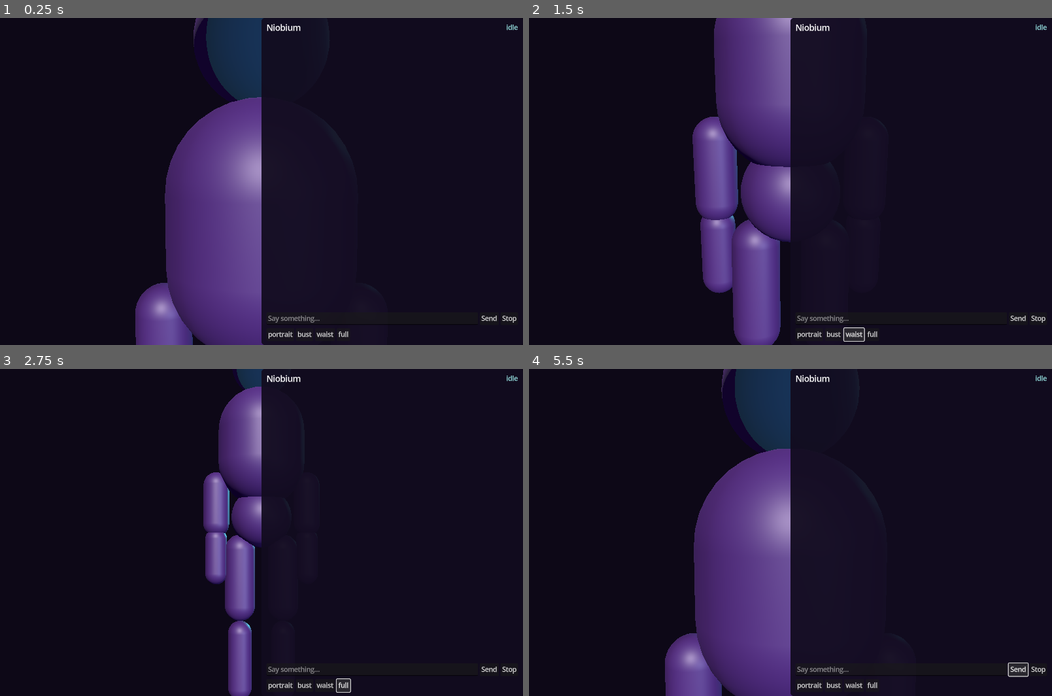
Above: before the commit, frames 1-4 (two rows, left to right).
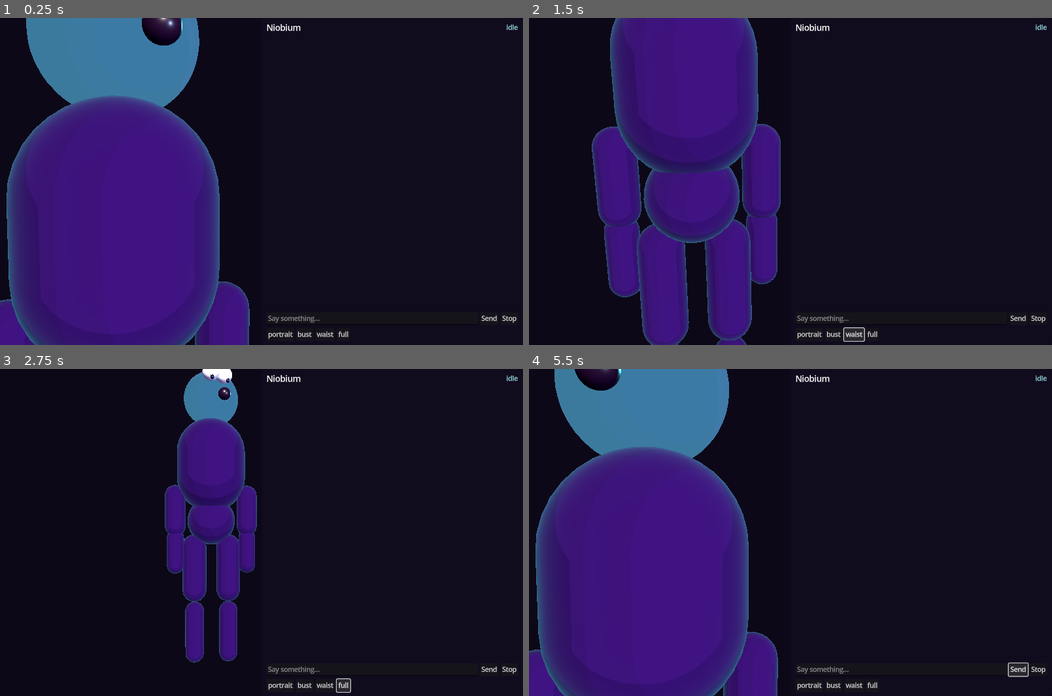
Above: after the commit, the same moments.

Repository: wckdboy/niobium-companion
Game: Godot game, scene res://scenes/main/main.tscn
Same seed, same stepped clock (60 frames per second), same inputs: the game is played once before the commit and once after it.
Inputs:
- Up to frame 1 (0.25 s): no input
- Up to frame 2 (1.5 s): click "portrait" at 0.5 s; click "waist" at 1.25 s
- Up to frame 3 (2.75 s): click "full" at 2 s
- Up to frame 4 (5.5 s): click "Send" at 2.75 s; click "Stop" at 3.5 s; click "bust" at 4.25 s; click "Send" at 5 s

The runs differ from the first frame. In frame 1, 42% of the frame differs, in the area x 0-51%, y 0-100%; in frame 2, 30%; in frame 3, 12%; in frame 4, 42%.

Commit message:
Better rig + face: cel shader, bigger eyes/mouth/brows, camera framing
- Add toon.gdshader (banded cel diffuse + cyan rim) matching the art direction
- Bigger anime-style eyes (white/iris/pupil), visible mouth, brows
- Enlarge head, fix full-body camera anchor distance, lateral offset so the
  character sits clear of the right-side chat panel
- Verified via local Vulkan render capture; 120 tests still pass

Diff:
--- a/app/scripts/companion/companion_stage.gd
+++ b/app/scripts/companion/companion_stage.gd
@@ -24,6 +24,10 @@
 	"waist": Vector3(0, 1.0, 0),
 	"full": Vector3(0, 0.9, 0),
 }
+
+# Lateral look offset (world units) so the character sits in the visible left portion of the
+# frame instead of being half-covered by the right-side chat panel.
+const CAMERA_LATERAL_OFFSET := 0.3
 
 
 func _ready() -> void:
@@ -178,4 +182,5 @@
 	if not is_instance_valid(camera):
 		return
 	camera.global_position = camera.global_position.lerp(_camera_target_pos, minf(1.0, delta * 6.0))
-	camera.look_at(_camera_look, Vector3.UP)
+	var look := _camera_look + Vector3(CAMERA_LATERAL_OFFSET, 0, 0)
+	camera.look_at(look, Vector3.UP)
--- a/app/scripts/rig/engineering_rig.gd
+++ b/app/scripts/rig/engineering_rig.gd
@@ -22,6 +22,7 @@
 	_build_body()
 	_build_head()
 	_build_eyes()
+	_build_face()
 	_build_cameras()
 
 
@@ -107,7 +108,7 @@
 
 
 func _build_body() -> void:
-	var mat_body := _material(Color(0.20, 0.10, 0.30), 0.55)
+	var mat_body := _toon_material(Color(0.20, 0.10, 0.30))
 	# Torso (capsule spanning spine/chest).
 	_attach_capsule("Chest", Vector3(0, -0.05, 0), 0.20, 0.55, mat_body)
 	# Pelvis.
@@ -127,47 +128,81 @@
 func _build_head() -> void:
 	head_mesh = MeshInstance3D.new()
 	head_mesh.set_name("Head")
-	head_mesh.mesh = _build_head_mesh(0.14)
-	head_mesh.material_override = _material(Color(0.24, 0.14, 0.34), 0.5)
+	head_mesh.mesh = _build_head_mesh(0.16)
+	head_mesh.material_override = _toon_material(Color(0.24, 0.14, 0.34))
 	var attach := _attach_node("Head", head_mesh, Transform3D(Basis.IDENTITY, Vector3(0, 0, 0)))
 
 
 func _build_eyes() -> void:
-	var mat_eye_white := _material(Color(0.95, 0.95, 0.92), 0.2)
-	var mat_iris := _material(Color(0.20, 0.55, 0.95), 0.1)
-	eye_l = _eye("Eye.L", mat_eye_white, mat_iris)
-	eye_r = _eye("Eye.R", mat_eye_white, mat_iris)
-
-
-func _eye(bone: String, white: Material, iris: Material) -> Node3D:
+	var mat_eye_white := _material(Color(0.97, 0.97, 0.95), 0.15)
+	var mat_iris := _material(Color(0.18, 0.55, 0.98), 0.1)
+	var mat_pupil := _material(Color(0.02, 0.02, 0.05), 0.1)
+	eye_l = _eye("Eye.L", mat_eye_white, mat_iris, mat_pupil)
+	eye_r = _eye("Eye.R", mat_eye_white, mat_iris, mat_pupil)
+
+
+func _build_face() -> void:
+	# Mouth: a dark flattened ellipse at the front-bottom of the face.
+	var mouth := MeshInstance3D.new()
+	var mm := SphereMesh.new()
+	mm.radius = 0.035
+	mm.height = 0.07
+	mouth.mesh = mm
+	mouth.material_override = _material(Color(0.10, 0.03, 0.12), 0.3)
+	mouth.scale = Vector3(1.4, 0.35, 0.5)
+	_attach_node("Head", mouth, Transform3D(Basis.IDENTITY, Vector3(0, -0.055, 0.14)))
+
+	# Brows: two dark thin shapes above the eyes.
+	for side in [-1.0, 1.0]:
+		var brow := MeshInstance3D.new()
+		var bm := CapsuleMesh.new()
+		bm.radius = 0.011
+		bm.height = 0.09
+		brow.mesh = bm
+		brow.material_override = _material(Color(0.08, 0.05, 0.12), 0.3)
+		brow.rotation_degrees = Vector3(0, 0, side * -14.0)
+		_attach_node("Head", brow, Transform3D(Basis.IDENTITY, Vector3(side * 0.052, 0.085, 0.13)))
+
+
+func _eye(bone: String, white: Material, iris: Material, pupil: Material) -> Node3D:
 	var group := Node3D.new()
 	group.set_name("Eye")
 	var ball := MeshInstance3D.new()
 	var sm := SphereMesh.new()
-	sm.radius = 0.028
-	sm.height = 0.056
+	sm.radius = 0.048
+	sm.height = 0.096
 	ball.mesh = sm
 	ball.material_override = white
 	group.add_child(ball)
-	var pupil := MeshInstance3D.new()
+	var iris_mi := MeshInstance3D.new()
+	var im := SphereMesh.new()
+	im.radius = 0.024
+	im.height = 0.048
+	iris_mi.mesh = im
+	iris_mi.material_override = iris
+	iris_mi.position = Vector3(0, 0, 0.035)
+	iris_mi.scale = Vector3(1.0, 1.15, 0.4)
+	group.add_child(iris_mi)
+	var pupil_mi := MeshInstance3D.new()
 	var pm := SphereMesh.new()
-	pm.radius = 0.012
-	pm.height = 0.024
-	pupil.mesh = pm
-	pupil.material_override = iris
-	pupil.position = Vector3(0, 0, 0.02)
-	group.add_child(pupil)
+	pm.radius = 0.011
+	pm.height = 0.022
+	pupil_mi.mesh = pm
+	pupil_mi.material_override = pupil
+	pupil_mi.position = Vector3(0, 0, 0.052)
+	group.add_child(pupil_mi)
 	_attach_node(bone, group, Transform3D.IDENTITY)
 	return group
 
 
 func _build_cameras() -> void:
-	# Named anchors; the camera rig moves to these. Character faces +Z.
+	# Named anchors; the camera rig moves to these. Character faces +Z. The full-body anchor
+	# sits far enough back to frame the whole ~1.8-unit figure at the 40° vertical FOV.
 	var defs := {
-		"portrait": Transform3D(Basis.IDENTITY, Vector3(0, 1.66, 0.55)),
+		"portrait": Transform3D(Basis.IDENTITY, Vector3(0, 1.70, 0.55)),
 		"bust": Transform3D(Basis.IDENTITY, Vector3(0, 1.45, 0.95)),
-		"waist": Transform3D(Basis.IDENTITY, Vector3(0, 1.05, 1.55)),
-		"full": Transform3D(Basis.IDENTITY, Vector3(0, 0.85, 2.1)),
+		"waist": Transform3D(Basis.IDENTITY, Vector3(0, 1.10, 1.7)),
+		"full": Transform3D(Basis.IDENTITY, Vector3(0, 0.95, 2.7)),
 	}
 	for name in defs:
 		var m := Marker3D.new()
@@ -202,6 +237,14 @@
 	m.albedo_color = color
 	m.roughness = roughness
 	m.metallic = 0.0
+	return m
+
+
+func _toon_material(color: Color) -> ShaderMaterial:
+	var m := ShaderMaterial.new()
+	m.shader = load("res://shaders/toon.gdshader")
+	m.set_shader_parameter("base_color", color)
+	m.set_shader_parameter("rim_color", Color(0.25, 0.85, 0.9))
 	return m
 
 
--- /dev/null
+++ b/app/shaders/toon.gdshader
@@ -0,0 +1,26 @@
+shader_type spatial;
+// Niobium cel shader: banded (toon) diffuse + rim, matching the cyberpunk-manga art
+// direction (flat cel shading, violet-black surfaces, cyan/acid rim). Engineering-grade.
+
+uniform vec3 base_color : source_color = vec3(0.24, 0.14, 0.34);
+uniform float band_steps : hint_range(1.0, 8.0) = 3.0;
+uniform float ambient_floor : hint_range(0.0, 0.6) = 0.22;
+uniform vec3 rim_color : source_color = vec3(0.25, 0.85, 0.9);
+uniform float rim_power : hint_range(0.5, 8.0) = 2.5;
+uniform float rim_strength : hint_range(0.0, 2.0) = 0.55;
+
+void light() {
+	float ndotl = dot(NORMAL, LIGHT);
+	float band = floor(clamp(ndotl, 0.0, 1.0) * band_steps) / band_steps;
+	float lit = ambient_floor + (1.0 - ambient_floor) * band;
+	DIFFUSE_LIGHT += base_color * lit * ATTENUATION * LIGHT_COLOR;
+}
+
+void fragment() {
+	ALBEDO = base_color;
+	ROUGHNESS = 1.0;
+	METALLIC = 0.0;
+	float rim = 1.0 - dot(NORMAL, VIEW);
+	rim = pow(clamp(rim, 0.0, 1.0), rim_power);
+	EMISSION = rim_color * rim * rim_strength;
+}
Not shown, changed: docs/screenshots/desktop_vulkan.png
